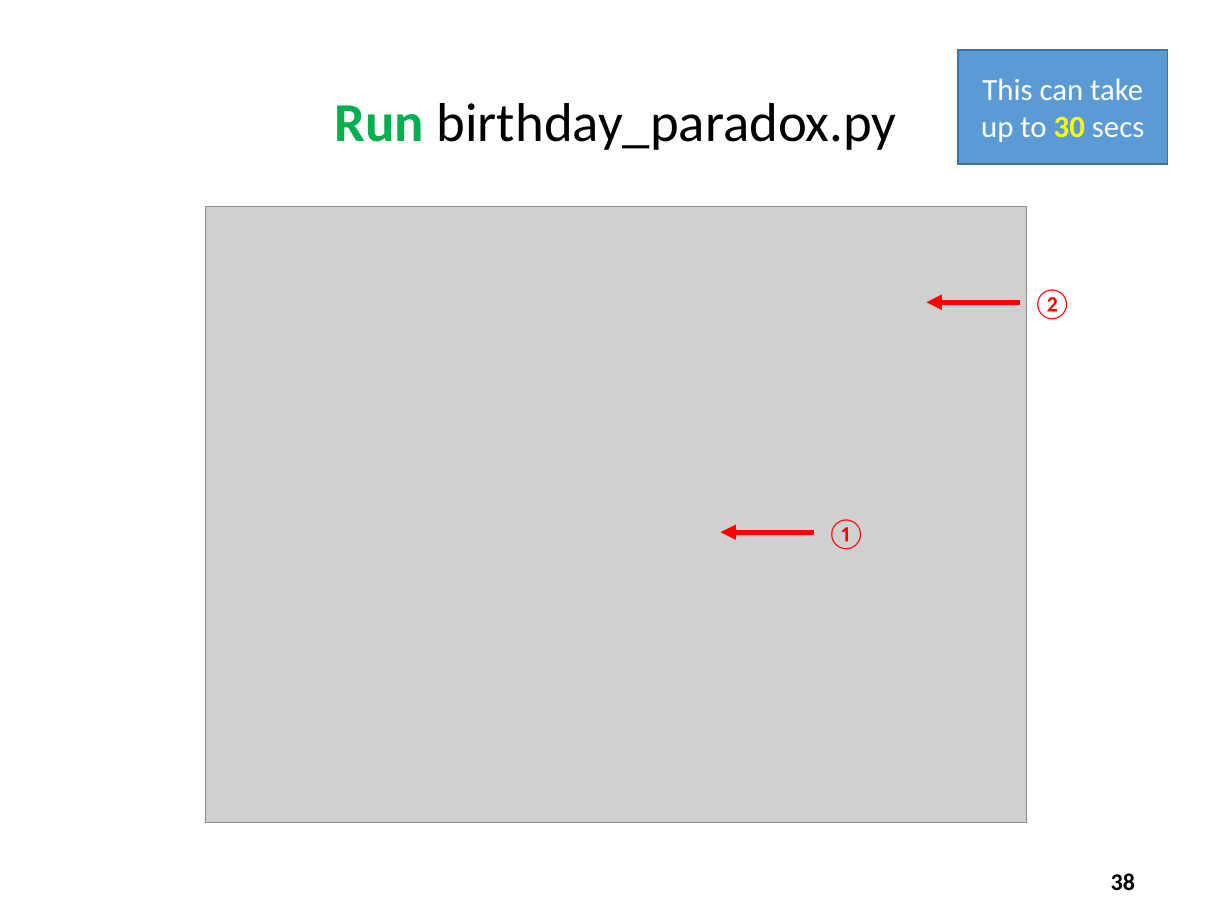
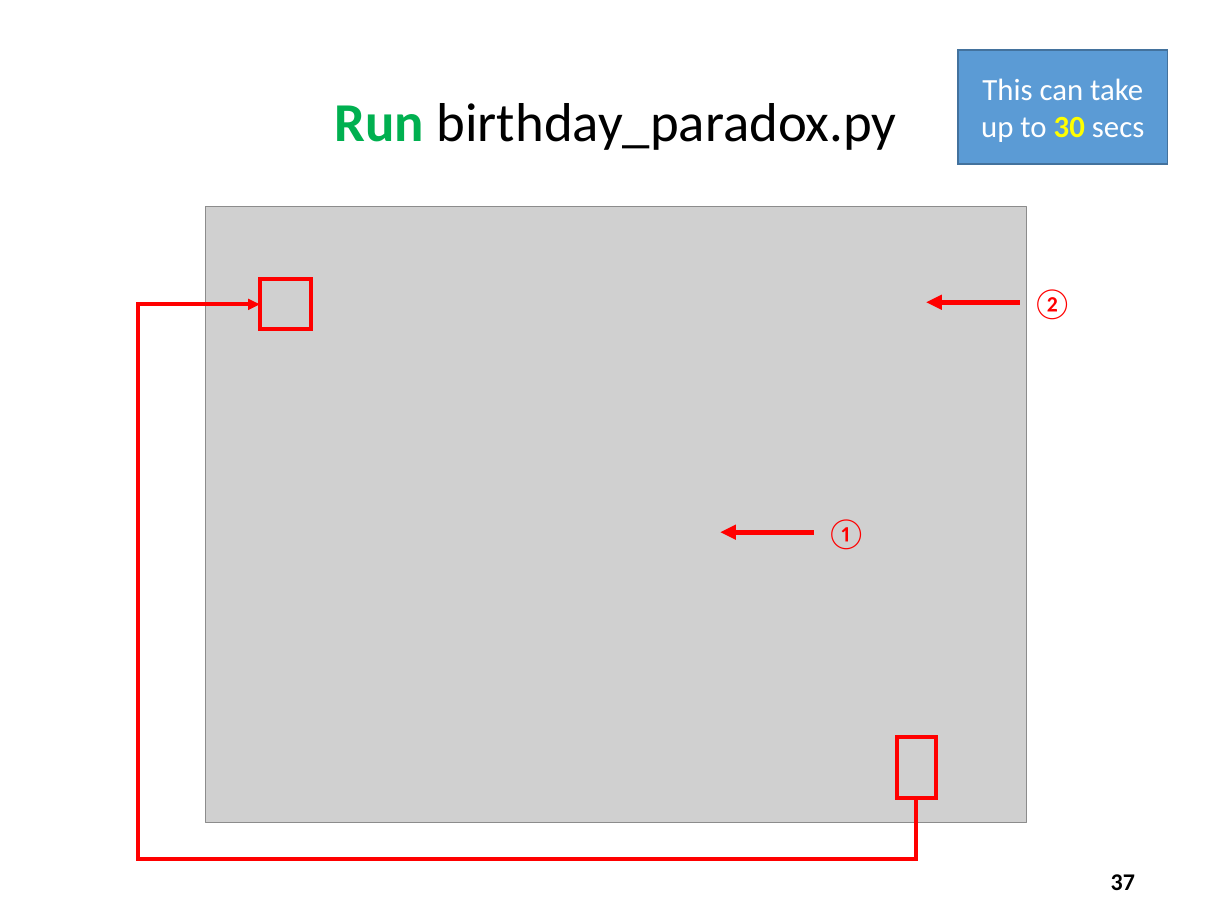
Before and after one commit to dbiersach/scicomp101, a slide deck: slide 37 of Session 04 - Functions and Logic/Session 04 - Functions and Logic.pptx (slide 38 before the commit). Drawn at 1232x924 pixels with LibreOffice and Linux fonts; fonts in the diff are those of the drawing; grey boxes stand for pictures. Boxes give left, top, right and bottom in pixels: in the first picture for what was removed or moved away, otherwise in the second. Text is boxed around its words. In the diff, an @@ line names an element or a change of style, - is before the commit and + after.

```diff
--- a/Session 04 - Functions and Logic/Session 04 - Functions and Logic.pptx
+++ b/Session 04 - Functions and Logic/Session 04 - Functions and Logic.pptx
@@ rectangle added at box(260, 280, 312, 329), outline #FF0000 2.25 pt @@
@@ elbow arrow added from (917, 798) to (260, 304), #FF0000 2.25 pt @@
@@ rectangle added at box(897, 737, 936, 797), outline #FF0000 2.25 pt @@
@@ page number at box(1111, 874, 1135, 890): text changed @@
-38
+37
```
Also in this commit, not shown: 10 other slides changed, 1 slide added, 2 slides removed, 3 other files.
